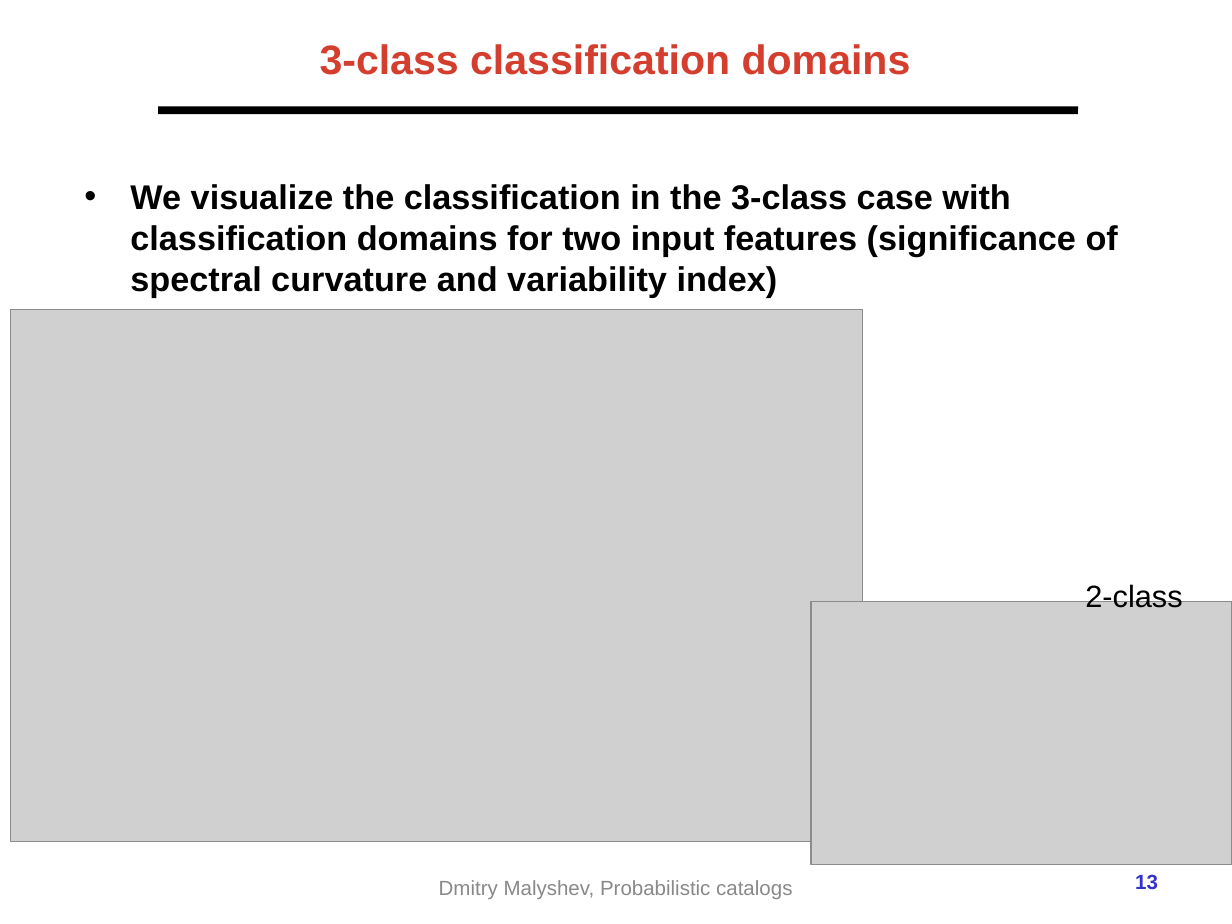
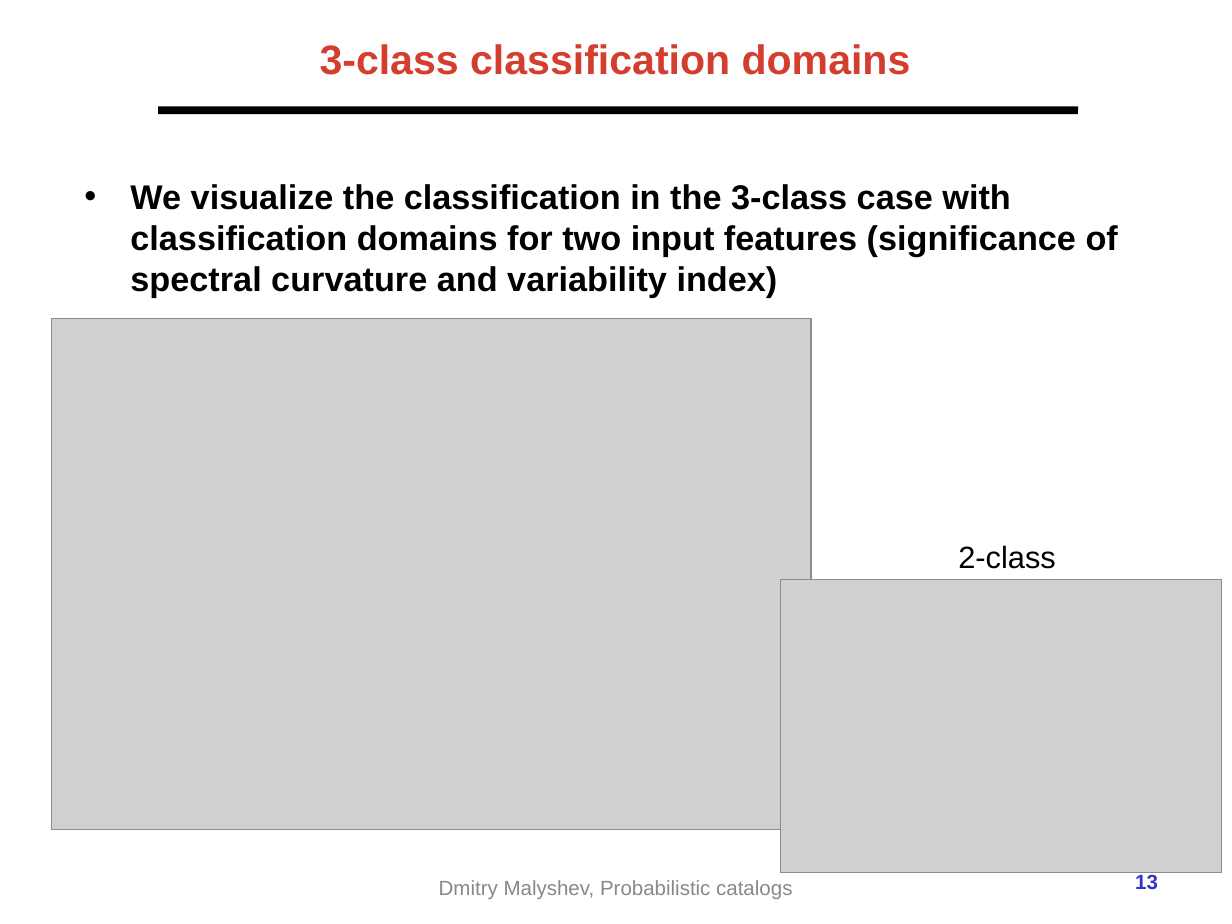
Before and after one commit to aakashbhat/Fermi-LAT, a slide deck: slide 13 of presentations/2021-02-Fermi_prob_catalog_ECAP_ML.pptx. Drawn at 1232x924 pixels with LibreOffice and Linux fonts; fonts in the diff are those of the drawing; grey boxes stand for pictures; background and template pictures are left out. Boxes give left, top, right and bottom in pixels: in the first picture for what was removed or moved away, otherwise in the second. Text is boxed around its words. In the diff, an @@ line names an element or a change of style, - is before the commit and + after.

Commit message:
1. Presentation updated 2. Table moved to BDT + Appendix table 3. New    catas

```diff
--- a/presentations/2021-02-Fermi_prob_catalog_ECAP_ML.pptx
+++ b/presentations/2021-02-Fermi_prob_catalog_ECAP_ML.pptx
@@ picture: place and size @@
-picture at bbox=[10, 309, 862, 841]
+picture at bbox=[52, 318, 812, 829]
@@ text "2-class": place and size @@
-text "2-class" at bbox=[1085, 583, 1182, 608]
+text "2-class" at bbox=[958, 545, 1055, 569]
@@ picture: place and size @@
-picture at bbox=[811, 601, 1232, 865]
+picture at bbox=[780, 580, 1221, 873]
```
Also in this commit, not shown: 13 other slides changed, 26 other files.
